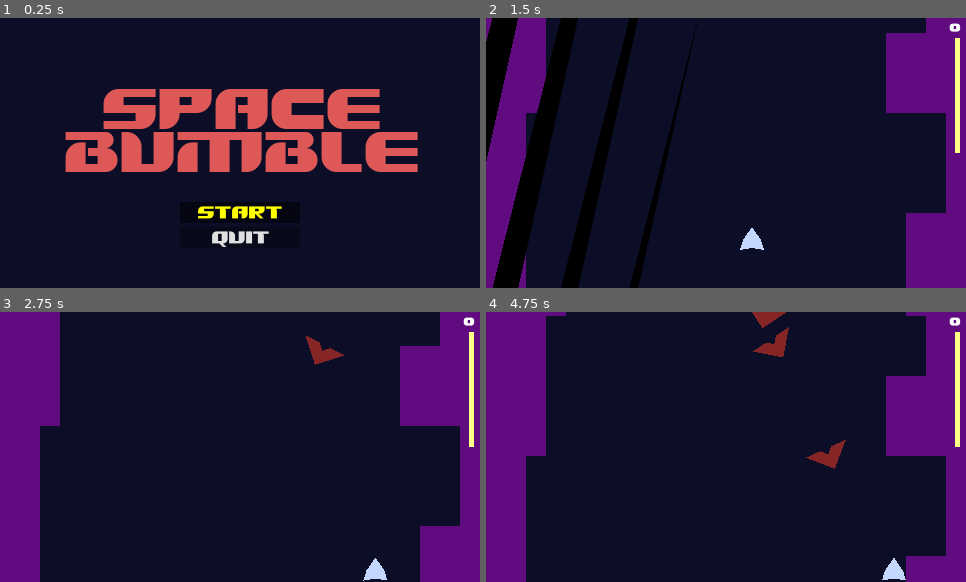
Above: before the commit, frames 1-4 (two rows, left to right).
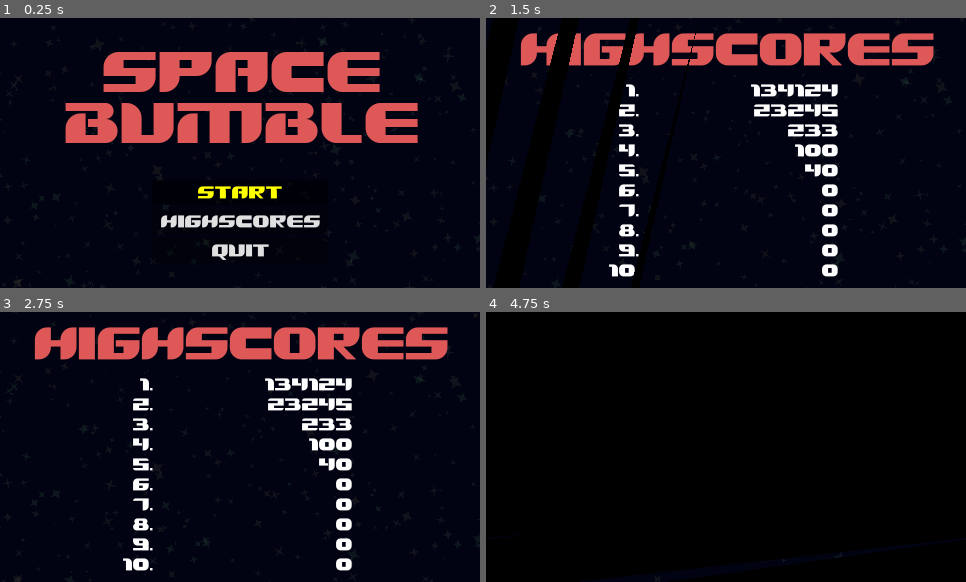
Above: after the commit, the same moments.

Repository: 2bt/space-bumble
Game: Godot game, scene res://Menu/Main.tscn
Two runs of this game, one before a commit and one after it. Both use one fixed random seed, a clock stepped at 60 frames per second and the inputs below.
Inputs (mouse positions are in pixels of both pictures, inside the frame that each line leads up to):
- Up to frame 1 (0.25 s): no input
- Up to frame 2 (1.5 s): click (726, 220) at 0.5 s, where only the run after the commit has a clickable "Highscores"; tap Enter (ui_accept) at 1.25 s; move the mouse to (831, 139) at 1.27 s; hold Right (right) from 1.28 s (still down); hold Enter (ui_accept) from 1.28 s (still down); click (831, 139) at 1.42 s
- Up to frame 3 (2.75 s): release Right (right) at 2 s; release Enter (ui_accept) at 2 s; drag from (144, 460) to (216, 501) at 2.02 s
- Up to frame 4 (4.75 s): move the mouse to (774, 387) at 2.77 s; hold Right (right) 2.78-3.5 s; hold Enter (ui_accept) 2.78-3.5 s; click (726, 487) at 3.5 s, where only the run after the commit has a clickable "Start"; click (726, 487) at 4.25 s, where only the run after the commit has a clickable "Start"

The runs differ from the first frame. In frame 1, 27% of the frame differs, in the area x 13-88%, y 8-91%; in frame 2, 28%; in frame 3, 32%; in frame 4, 98%, in the area x 0-100%, y 0-100%.

Commit message:
star background

Diff:
--- /dev/null
+++ b/Global/Background.tscn
@@ -0,0 +1,51 @@
+[gd_scene load_steps=4 format=2]
+
+[ext_resource path="res://Global/star.png" type="Texture" id=1]
+
+[sub_resource type="CanvasItemMaterial" id=2]
+particles_animation = true
+particles_anim_h_frames = 4
+particles_anim_v_frames = 1
+particles_anim_loop = false
+
+[sub_resource type="ParticlesMaterial" id=1]
+emission_shape = 2
+emission_box_extents = Vector3( 250, 0, 0 )
+flag_disable_z = true
+direction = Vector3( 0, 1, 0 )
+spread = 0.0
+gravity = Vector3( 0, 0, 0 )
+initial_velocity = 60.0
+initial_velocity_random = 0.69
+orbit_velocity = 0.0
+orbit_velocity_random = 0.0
+angle = 360.0
+angle_random = 1.0
+scale = 0.1
+scale_random = 0.3
+color = Color( 0.686275, 0.843137, 0.521569, 0.0784314 )
+hue_variation = 0.06
+hue_variation_random = 1.0
+anim_offset = 1.0
+anim_offset_random = 1.0
+
+[node name="Background" type="CanvasLayer"]
+layer = -1
+__meta__ = {
+"_edit_vertical_guides_": [ 240.0 ]
+}
+
+[node name="Background" type="ColorRect" parent="."]
+margin_right = 480.0
+margin_bottom = 270.0
+color = Color( 0.00784314, 0.0156863, 0.0745098, 1 )
+
+[node name="Particles2D" type="Particles2D" parent="."]
+material = SubResource( 2 )
+position = Vector2( 240, -24 )
+amount = 1000
+lifetime = 30.0
+preprocess = 300.0
+speed_scale = 0.05
+process_material = SubResource( 1 )
+texture = ExtResource( 1 )
--- a/Global/Global.gd
+++ b/Global/Global.gd
@@ -1,8 +1,8 @@
 extends Node
 
-const MainMenu := preload("res://Menu/Main.tscn")
-const MyWorld := preload("res://World/World.tscn")
-
+const MainMenuScene   := preload("res://Menu/Main.tscn")
+const HighscoresScene := preload("res://Menu/Highscores.tscn")
+const WorldScene      := preload("res://World/World.tscn")
 
 var H: int = ProjectSettings.get_setting("display/window/size/height")
 var W: int = ProjectSettings.get_setting("display/window/size/width")
@@ -13,5 +13,7 @@
 	if val < dst: return min(val + step, dst)
 	return max(val - step, dst)
 
+const HIGHSCORES_PATH = "user://highscores.txt"
+
 func _ready() -> void:
 	random.randomize()
--- a/Global/SceneTransition.gd
+++ b/Global/SceneTransition.gd
@@ -3,7 +3,7 @@
 var blend := -1.0
 
 func change_scene_to(scene: PackedScene) -> void:
-	get_viewport().set_disable_input(true)
+	get_viewport().gui_disable_input = true
 	blend = -1.0;
 	var tween := create_tween().set_trans(Tween.TRANS_QUAD).set_ease(Tween.EASE_OUT)
 	tween.tween_property(self, "blend", 0.0, 0.6)
--- a/Global/SceneTransition.tscn
+++ b/Global/SceneTransition.tscn
@@ -17,13 +17,13 @@
 		b += 1.0;
 		b = b * 2.0 - 1.0;
 		float r = fract(b + UV.y * 5.0 + UV.x);
-		b = r + b > UV.y ? 1.0 : 0.0;
+		b = r + b >= UV.y ? 1.0 : 0.0;
 	}
 	else {
 		b = 1.0 - b;
 		b = b * 2.0 - 1.0;
 		float r = fract(b + UV.x * 8.0 + UV.y);
-		b = r + b > UV.x ? 1.0 : 0.0;
+		b = r + b >= UV.x ? 1.0 : 0.0;
 	}
 	COLOR = vec4(0.0, 0.0, 0.0, b);
 }"
@@ -42,7 +42,5 @@
 material = SubResource( 2 )
 anchor_right = 1.0
 anchor_bottom = 1.0
-margin_left = -1.0
-margin_right = -1.0
 mouse_filter = 2
 color = Color( 0, 0, 0, 0 )
--- /dev/null
+++ b/Menu/Highscores.gd
@@ -0,0 +1,11 @@
+extends Control
+
+
+func _ready() -> void:
+	pass
+
+
+func _process(_delta: float) -> void:
+	if get_viewport().gui_disable_input: return
+	if Input.is_action_pressed("ui_accept") or Input.is_action_pressed("ui_cancel"):
+		SceneTransition.change_scene_to(Global.MainMenuScene)
--- /dev/null
+++ b/Menu/Highscores.tscn
@@ -0,0 +1,70 @@
+[gd_scene load_steps=7 format=2]
+
+[ext_resource path="res://Menu/Highscores.gd" type="Script" id=1]
+[ext_resource path="res://Menu/Lixdu-p7Pn1.ttf" type="DynamicFontData" id=2]
+[ext_resource path="res://Menu/theme.tres" type="Theme" id=3]
+
+[sub_resource type="DynamicFont" id=1]
+size = 40
+font_data = ExtResource( 2 )
+
+[sub_resource type="Theme" id=2]
+default_font = SubResource( 1 )
+Label/colors/font_color = Color( 0.87451, 0.34902, 0.34902, 1 )
+
+[sub_resource type="DynamicFont" id=3]
+size = 32
+font_data = ExtResource( 2 )
+
+[node name="Highscores" type="Control"]
+anchor_right = 1.0
+anchor_bottom = 1.0
+script = ExtResource( 1 )
+__meta__ = {
+"_edit_vertical_guides_": [ 240.0 ]
+}
+
+[node name="Title" type="Label" parent="."]
+margin_right = 480.0
+margin_bottom = 64.0
+theme = SubResource( 2 )
+custom_fonts/font = SubResource( 3 )
+text = "Highscores"
+align = 1
+valign = 1
+
+[node name="Numbers" type="Label" parent="."]
+margin_left = 64.0
+margin_top = 64.0
+margin_right = 152.0
+margin_bottom = 270.0
+theme = ExtResource( 3 )
+text = "1.
+2.
+3.
+4.
+5.
+6.
+7.
+8.
+9.
+10."
+align = 2
+
+[node name="Scores" type="Label" parent="."]
+margin_left = 192.0
+margin_top = 64.0
+margin_right = 352.0
+margin_bottom = 270.0
+theme = ExtResource( 3 )
+text = "134124
+23245
+233
+100
+40
+0
+0
+0
+0
+0"
+align = 2
--- a/Menu/Main.gd
+++ b/Menu/Main.gd
@@ -4,7 +4,11 @@
 	$VBoxContainer/Start.grab_focus()
 
 func _on_Start_pressed() -> void:
-	SceneTransition.change_scene_to(Global.MyWorld)
+	SceneTransition.change_scene_to(Global.WorldScene)
+
+func _on_Highscores_pressed() -> void:
+	SceneTransition.change_scene_to(Global.HighscoresScene)
+
 
 func _on_Quit_pressed() -> void:
 	get_tree().quit()
--- a/Menu/Main.tscn
+++ b/Menu/Main.tscn
@@ -4,15 +4,17 @@
 [ext_resource path="res://Menu/Main.gd" type="Script" id=2]
 [ext_resource path="res://Menu/Lixdu-p7Pn1.ttf" type="DynamicFontData" id=3]
 
-[sub_resource type="DynamicFont" id=1]
+[sub_resource type="DynamicFont" id=3]
 size = 40
+extra_spacing_top = 4
+extra_spacing_bottom = 4
 font_data = ExtResource( 3 )
 
 [sub_resource type="Theme" id=2]
-default_font = SubResource( 1 )
+default_font = SubResource( 3 )
 Label/colors/font_color = Color( 0.87451, 0.34902, 0.34902, 1 )
 
-[node name="Control" type="Control"]
+[node name="MainMenu" type="Control"]
 anchor_right = 1.0
 anchor_bottom = 1.0
 script = ExtResource( 2 )
@@ -20,15 +22,9 @@
 "_edit_vertical_guides_": [ 240.0 ]
 }
 
-[node name="ColorRect" type="ColorRect" parent="."]
+[node name="Title" type="Label" parent="."]
 margin_right = 480.0
-margin_bottom = 270.0
-color = Color( 0.0470588, 0.0588235, 0.152941, 1 )
-
-[node name="Title" type="Label" parent="."]
-margin_top = 42.0
-margin_right = 480.0
-margin_bottom = 184.0
+margin_bottom = 160.0
 theme = SubResource( 2 )
 text = "Space
 Bumble"
@@ -40,31 +36,33 @@
 anchor_top = 0.5
 anchor_right = 0.5
 anchor_bottom = 0.5
-margin_left = -60.0
-margin_top = 49.0
-margin_right = 60.0
-margin_bottom = 122.0
+margin_left = -88.0
+margin_top = 17.0
+margin_right = 88.0
+margin_bottom = 121.0
+alignment = 1
 
 [node name="Start" type="Button" parent="VBoxContainer"]
-margin_right = 120.0
-margin_bottom = 21.0
+margin_top = 10.0
+margin_right = 176.0
+margin_bottom = 35.0
 theme = ExtResource( 1 )
 text = "Start"
 
-[node name="Options" type="Button" parent="VBoxContainer"]
-visible = false
-margin_top = 25.0
-margin_right = 120.0
-margin_bottom = 46.0
+[node name="Highscores" type="Button" parent="VBoxContainer"]
+margin_top = 39.0
+margin_right = 176.0
+margin_bottom = 64.0
 theme = ExtResource( 1 )
-text = "Options"
+text = "Highscores"
 
 [node name="Quit" type="Button" parent="VBoxContainer"]
-margin_top = 25.0
-margin_right = 120.0
-margin_bottom = 46.0
+margin_top = 68.0
+margin_right = 176.0
+margin_bottom = 93.0
 theme = ExtResource( 1 )
 text = "Quit"
 
 [connection signal="pressed" from="VBoxContainer/Start" to="." method="_on_Start_pressed"]
+[connection signal="pressed" from="VBoxContainer/Highscores" to="." method="_on_Highscores_pressed"]
 [connection signal="pressed" from="VBoxContainer/Quit" to="." method="_on_Quit_pressed"]
--- a/Menu/theme.tres
+++ b/Menu/theme.tres
@@ -11,6 +11,8 @@
 
 [sub_resource type="DynamicFont" id=1]
 size = 12
+extra_spacing_top = 2
+extra_spacing_bottom = 2
 font_data = ExtResource( 1 )
 
 [resource]
--- a/Player/Player.gd
+++ b/Player/Player.gd
@@ -33,7 +33,7 @@
 
 	# switch to main menu
 	yield(get_tree().create_timer(1), "timeout")
-	SceneTransition.change_scene_to(Global.MainMenu)
+	SceneTransition.change_scene_to(Global.MainMenuScene)
 
 func _physics_process(delta):
 	if not visible: return
--- a/World/Wall.tscn
+++ b/World/Wall.tscn
@@ -11,7 +11,7 @@
 [node name="ColorRect" type="ColorRect" parent="."]
 margin_right = 20.0
 margin_bottom = 20.0
-color = Color( 0.384314, 0.0470588, 0.505882, 1 )
+color = Color( 0.552853, 0.0657, 0.73, 1 )
 
 [node name="CollisionShape2D" type="CollisionShape2D" parent="."]
 position = Vector2( 10, 10 )
--- a/World/World.tscn
+++ b/World/World.tscn
@@ -52,11 +52,6 @@
 __meta__ = {
 "_edit_vertical_guides_": [ 240.0 ]
 }
-
-[node name="Background" type="ColorRect" parent="."]
-margin_right = 480.0
-margin_bottom = 270.0
-color = Color( 0.0470588, 0.0588235, 0.152941, 1 )
 
 [node name="PlayerBoundary" type="StaticBody2D" parent="."]
 visible = false
--- a/project.godot
+++ b/project.godot
@@ -34,6 +34,7 @@
 
 Global="*res://Global/Global.gd"
 SceneTransition="*res://Global/SceneTransition.tscn"
+Background="*res://Global/Background.tscn"
 
 [display]
 
Binary file added: Global/star.png
Not shown, added: Global/star.png.import
